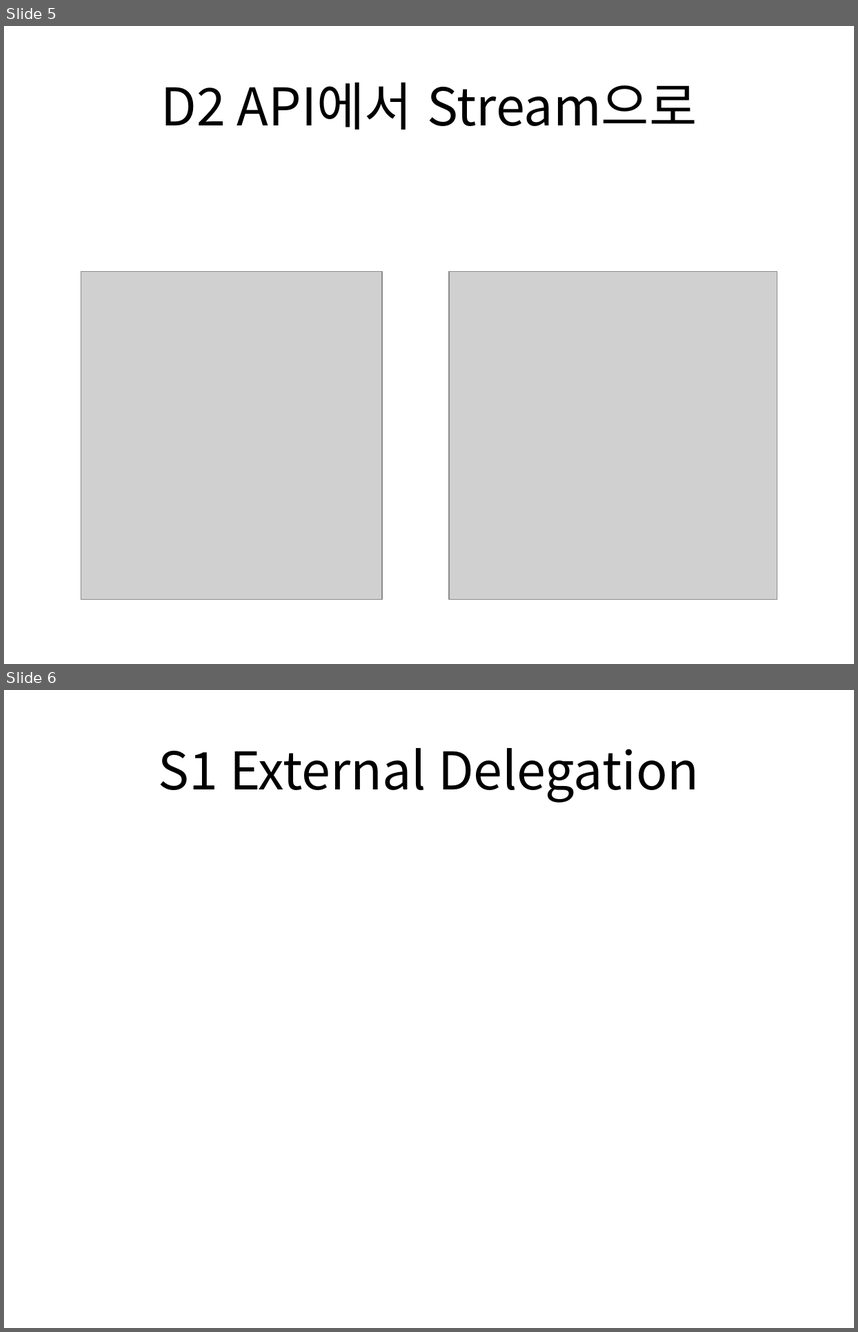
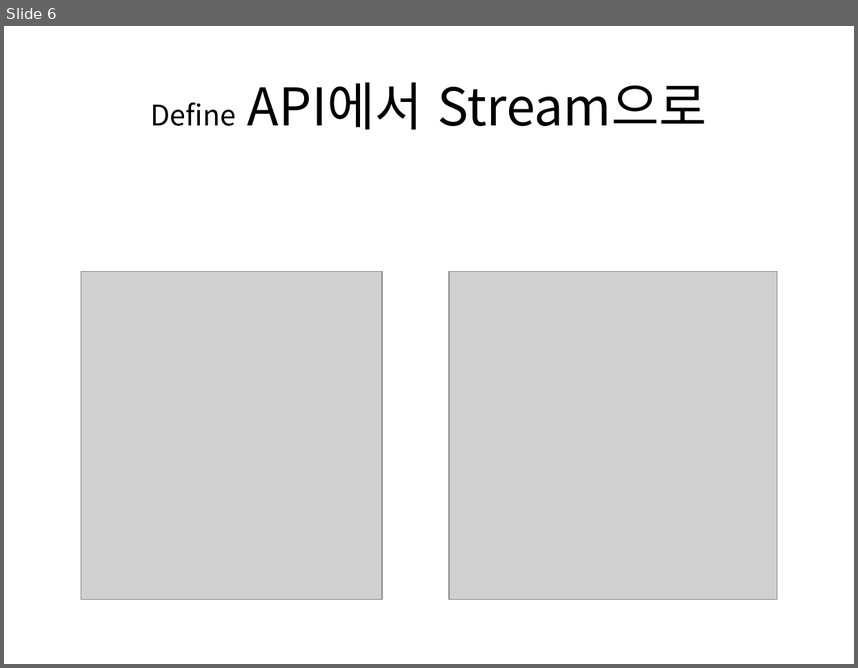
Before and after one commit to bleujin/external, a slide deck: resource/docs/first.pptx. Shown one above the other, each under a label of ours: slides 5 and 6 before the commit, slide 6 after it. The pictures are 858x1332 and 858x668 pixels, drawn with LibreOffice and Linux fonts; fonts in the diff are those of the drawing; grey boxes stand for pictures. Boxes give left, top, right and bottom in pixels: in the first picture for what was removed or moved away, otherwise in the second. Text is boxed around its words. In the diff, an @@ line names an element or a change of style, - is before the commit and + after.

```diff
--- a/resource/docs/first.pptx
+++ b/resource/docs/first.pptx
@@ slide 6 removed at [4,690,854,1328], background #FFFFFF @@
@@ title removed at [159,748,700,802] @@
-S1 External Delegation
@@ what was slide 5 is now slide 6 @@
@@ slide 6 changed as well @@
@@ title at [151,82,707,129]: text changed @@
-D2 API에서 Stream으로
+Define API에서 Stream으로
```
Also in this commit, not shown: 3 other slides changed, 5 slides added, 3 other slides removed, 4 other files.
